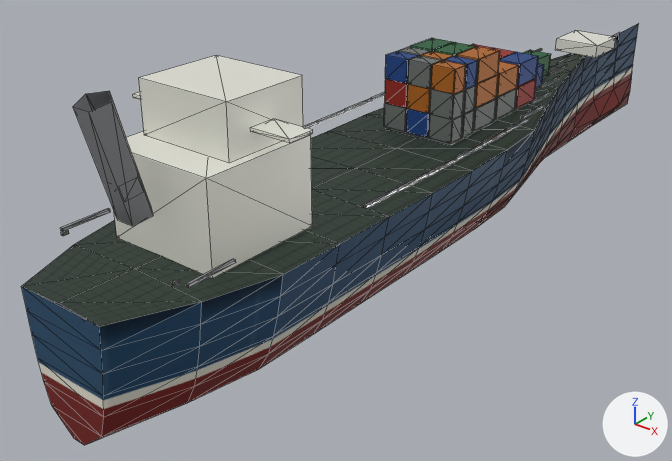
One commit to the glTF model assets/models/ships/lod/cargo_lod2.glb: the scene before it, then after it.
Camera for both pictures: a 50 mm camera at (1.94, -2.98, 1.74) aimed at (-0.23, -0.27, 0.06). The lights are fixed; the arrows at lower right show +X, +Y and +Z. The picture after the commit comes second. Mesh edges are drawn as thin lines. Vertices at exactly the same position are counted once.

In view in the first picture: 'ContainerShip'.
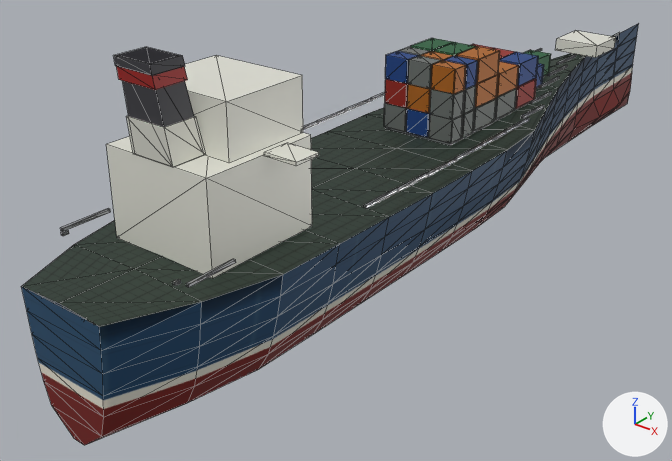
Changed parts and their boxes [x1, y1, x2, y2] in the pictures (672 x 461 px):
part 1 of me_containership, added: after [264, 143, 319, 166]
part 2 of me_containership, deleted: before [73, 91, 153, 226]
part 3 of me_containership, deleted: before [250, 119, 313, 143]
part 4 of me_containership, deleted (mostly hidden): before [133, 92, 141, 100]
part 5 of me_containership, added: after [114, 47, 205, 168]

The change, as a diff of the scene's bpy script:
```diff
--- a/assets/models/ships/lod/cargo_lod2.glb.py
+++ b/assets/models/ships/lod/cargo_lod2.glb.py
@@ mat_funnel @@
+mat_funnel = principled_material('funnel')
+mat_funnel.base_color = (0.06, 0.06, 0.07)  # dark grey #45454b
+mat_funnel.metallic = 0.2
@@ me_containership @@
 # used by ob_containership; location = (0.0, 0.0, 0.0)
-me_containership.from_pydata(...)  # 1166 vertices, 1444 faces; spans x -0.34..0.34, y -1.75..2.17, z 0.0..1.0
+me_containership.from_pydata(...)  # 1178 vertices, 1464 faces; spans x -0.34..0.34, y -1.75..2.17, z 0.0..1.07
+# me_containership part 1: a new loose piece, a box spanning x 0.211..0.332, y -1.15..-1.05, z 0.761..0.773, in mat_paint (picture img_paint)
+# me_containership part 2: the loose piece of 10 vertices spanning x -0.05..0.05, y -1.6..-1.41, z 0.62..1.0 is deleted
+# me_containership part 3: the loose piece of 8 vertices spanning x 0.18..0.33, y -1.17..-1.07, z 0.83..0.85 is deleted
+# me_containership part 4: the loose piece of 8 vertices spanning x -0.33..-0.18, y -1.17..-1.07, z 0.83..0.85 is deleted
+# me_containership part 5
+# 22 vertices are added at x -0.08..0.08, y -1.43..-1.3, z 0.77..1.07
+# 10 new vertices lie (0.0, 0.12, 0.0) away from vertices in x -0.08..0.08, y -1.43..-1.38, z 0.77..1.07
+# 20 new faces join them, mat_paint (picture img_paint)
+# 20 new faces join them, mat_funnel (dark grey #45454b)
+# other edits to the shape of me_containership do not show in these pictures
 me_containership.materials.append(mat_hull)
@@ me_containership @@
 me_containership.materials.append(mat_metal)
+me_containership.materials.append(mat_funnel)  # dark grey #45454b
```
